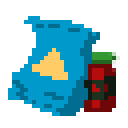
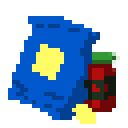
Layers edited between the first and the second 128px x 128px image:
painted on "Layer 1" over <box>8,16,100,124</box>
removed layer "Layer 2" over <box>8,16,100,116</box>
